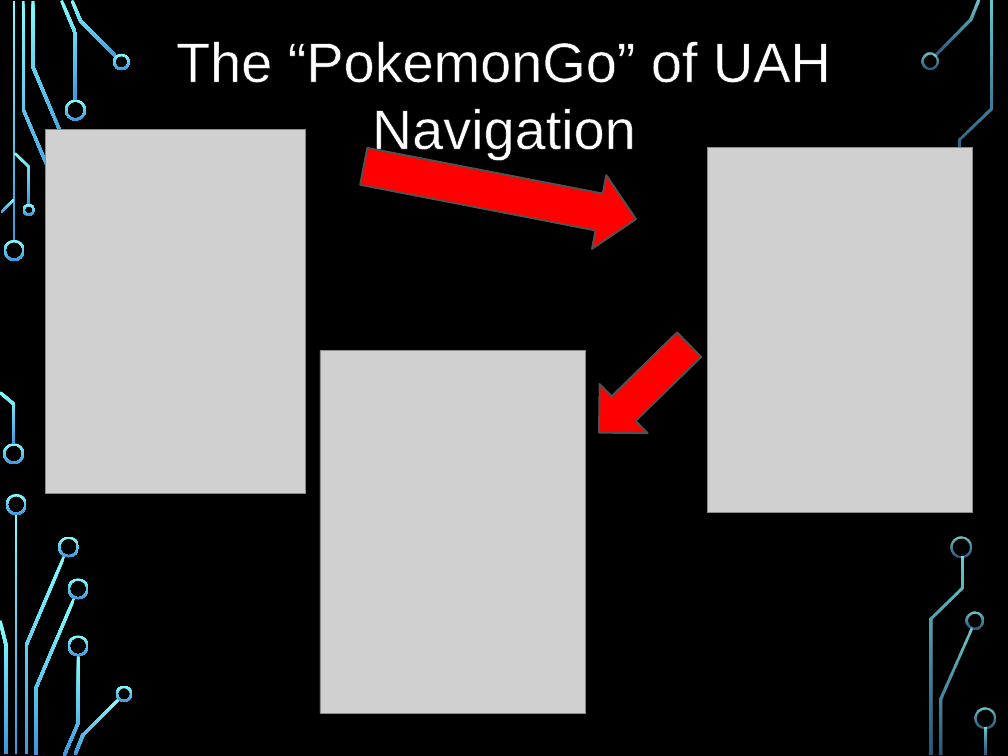
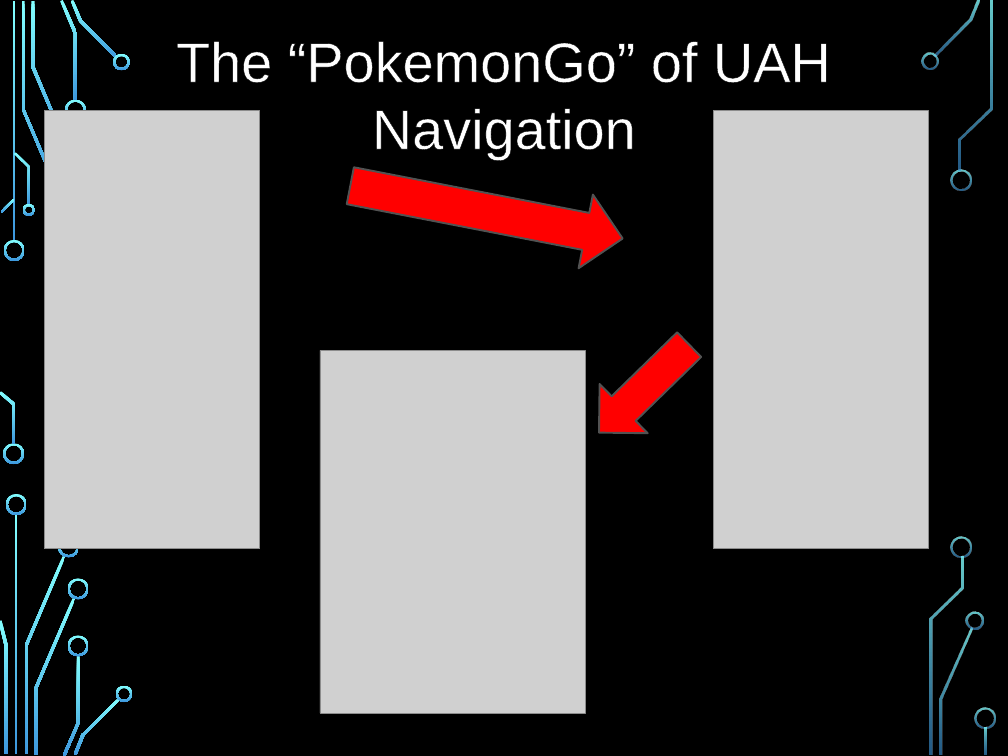
Before and after one commit to jaap15/UAH_APP, a slide deck: slide 6 of CPE495 Slides.pptx. Drawn at 1008x756 pixels with LibreOffice and Linux fonts; fonts in the diff are those of the drawing; grey boxes stand for pictures; background and template pictures are left out. Boxes give left, top, right and bottom in pixels: in the first picture for what was removed or moved away, otherwise in the second. Text is boxed around its words. In the diff, an @@ line names an element or a change of style, - is before the commit and + after.

```diff
--- a/CPE495 Slides.pptx
+++ b/CPE495 Slides.pptx
@@ picture: place and size @@
-picture at [46,129,306,494]
+picture at [44,111,260,549]
@@ picture: place and size @@
-picture at [708,147,973,512]
+picture at [713,111,929,549]
@@ right arrow: place and size @@
-right arrow at [357,130,643,256]
+right arrow at [343,149,629,275]
@@ freeform shape added at [950,170,971,191], fill gradient #82FFFF to #3D97DE @@
```
Also in this commit, not shown: 2 other slides changed.
